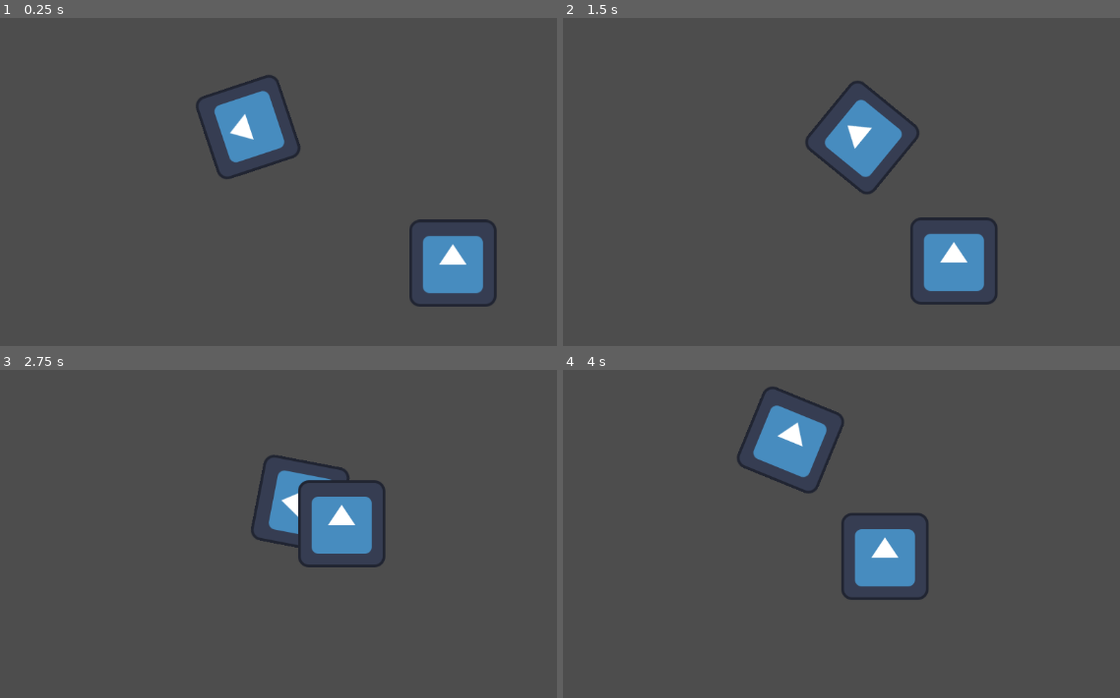
Above: before the commit, frames 1-4 (two rows, left to right).
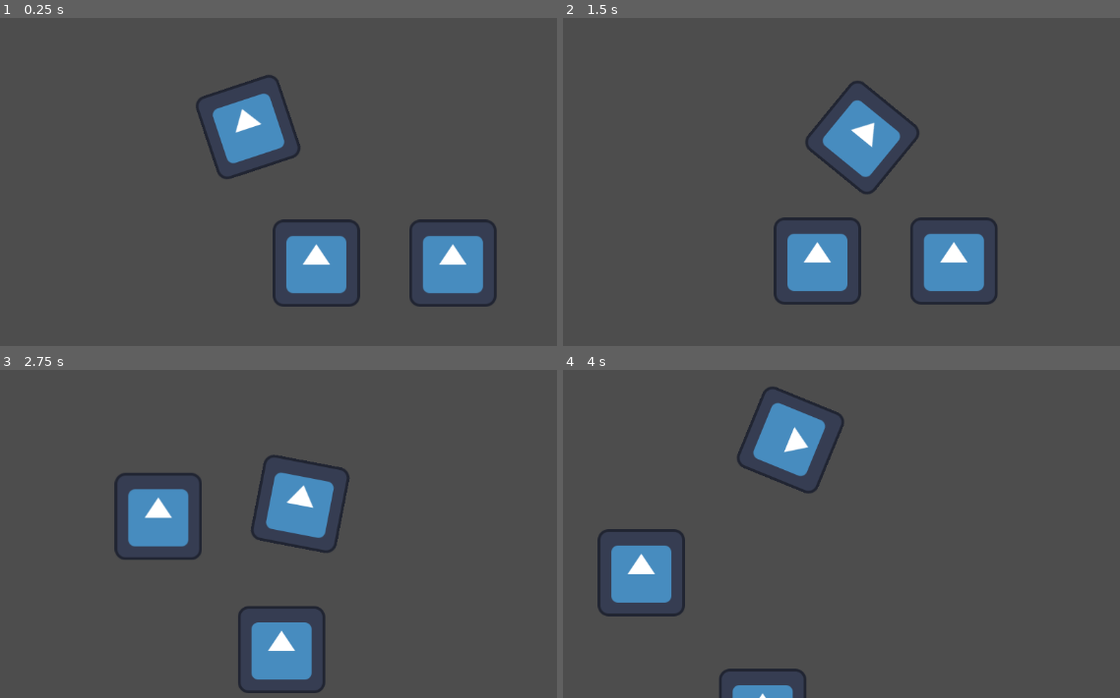
Above: after the commit, the same moments.

Repository: warriormaster12/Magnets
Game: Godot game, scene res://Test.tscn
Same seed, same stepped clock (60 frames per second), same inputs: the game is played once before the commit and once after it. The engine's default icon, where the game draws it, is replaced by a stand-in: a white triangle on a blue panel in a dark square.
Inputs (mouse positions are in pixels of both pictures, inside the frame that each line leads up to):
- Up to frame 1 (0.25 s): no input
- Up to frame 2 (1.5 s): move the mouse to (980, 103) at 0.52 s; hold Right (ui_right) 0.53-1.28 s; move the mouse to (652, 149) at 1.27 s; hold Down (ui_down) from 1.28 s (still down)
- Up to frame 3 (2.75 s): move the mouse to (328, 379) at 2.02 s; release Down (ui_down) at 2.03 s; hold Right (ui_right) from 2.03 s (still down)
- Up to frame 4 (4 s): move the mouse to (769, 566) at 2.77 s; release Right (ui_right) at 2.78 s; hold Up (ui_up) 2.78-3.53 s; move the mouse to (1047, 543) at 3.52 s; hold Left (ui_left) from 3.53 s (still down)

The runs differ from the first frame. In frame 1, 2.9% of the frame differs, in the area x 38-65%, y 22-89%; in frame 2, 2.8%; in frame 3, 7.8%, in the area x 20-70%, y 30-99%; in frame 4, 5.9%.

Commit message:
11.5.2023 v1

Diff:
--- a/GameObjects/player_1.tscn
+++ b/GameObjects/player_1.tscn
@@ -21,14 +21,17 @@
 polarity = 1
 
 [node name="Sprite2D" type="Sprite2D" parent="."]
+rotation = 1.5708
 texture = ExtResource("2_63x6k")
 
 [node name="CollisionShape2D" type="CollisionShape2D" parent="."]
+scale = Vector2(6, 6)
 shape = SubResource("RectangleShape2D_uyhen")
 
 [node name="Area2D" type="Area2D" parent="."]
 
 [node name="CollisionShape2D" type="CollisionShape2D" parent="Area2D"]
+scale = Vector2(6, 6)
 shape = SubResource("RectangleShape2D_uyhen")
 
 [node name="MultiplayerSynchronizer" type="MultiplayerSynchronizer" parent="."]
--- a/Scripts/playerScript.gd
+++ b/Scripts/playerScript.gd
@@ -85,5 +85,3 @@
 
 	# Rotate the child Sprite2D node
 	self.rotation = new_rotation
-
-	# Creates a detection area infront of the Sprite2D in the direction its facing
--- a/Test.tscn
+++ b/Test.tscn
@@ -11,6 +11,8 @@
 
 [sub_resource type="RectangleShape2D" id="RectangleShape2D_rerco"]
 size = Vector2(116, 119)
+
+[sub_resource type="RectangleShape2D" id="RectangleShape2D_ing4o"]
 
 [node name="Node2D" type="Node2D"]
 
@@ -39,3 +41,13 @@
 texture = ExtResource("3_shjwo")
 script = ExtResource("3_7ewnm")
 polarity = 2
+
+[node name="Wall" type="StaticBody2D" parent="."]
+position = Vector2(100, 200)
+
+[node name="CollisionShape2D" type="CollisionShape2D" parent="Wall"]
+scale = Vector2(6, 6)
+shape = SubResource("RectangleShape2D_ing4o")
+
+[node name="Sprite2D" type="Sprite2D" parent="Wall"]
+texture = ExtResource("3_shjwo")
Not shown: 1 places in GameObjects/player_1.tscn that only renumber resources
Not shown: 1 places in Test.tscn that only renumber resources
